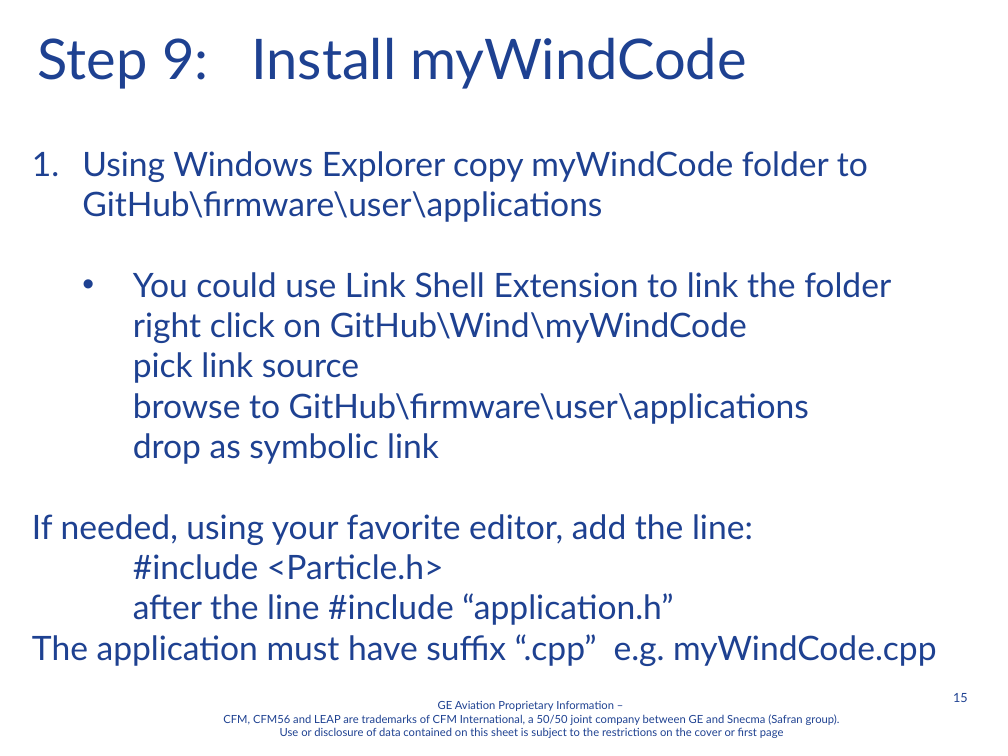
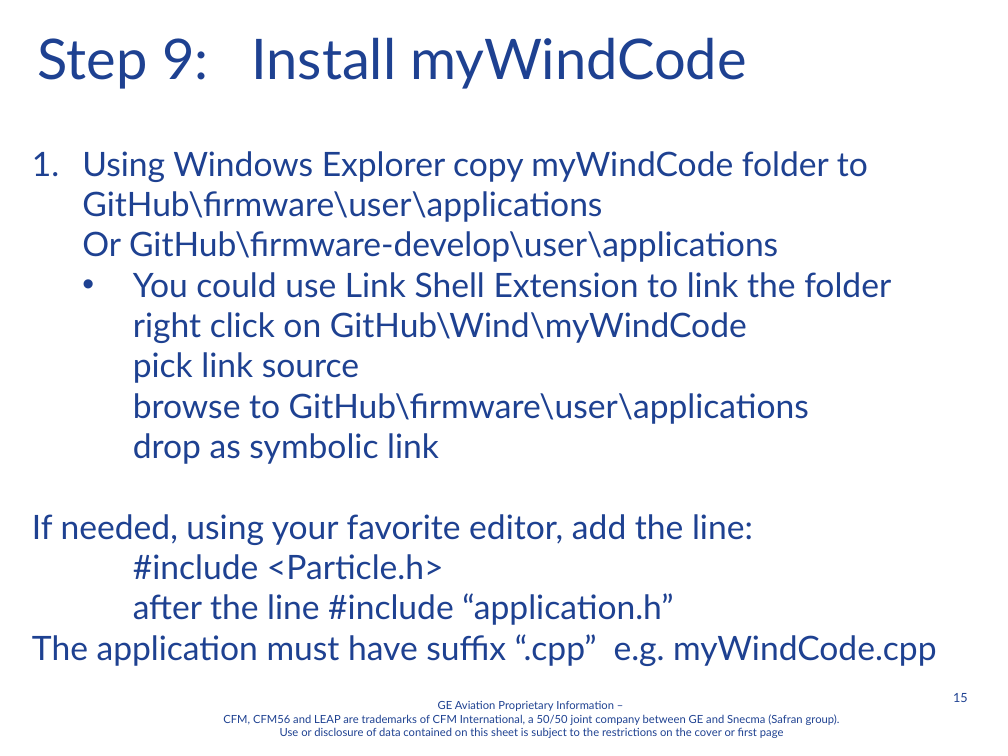
Before and after one commit to davegutz/Wind, a slide deck: slide 15 of Documentation/A Course Controls Laptop Setup Instructions Standalone Photon.pptx. Drawn at 1008x756 pixels with LibreOffice and Linux fonts; fonts in the diff are those of the drawing; background and template pictures are left out. Boxes give left, top, right and bottom in pixels: in the first picture for what was removed or moved away, otherwise in the second. Text is boxed around its words. In the diff, an @@ line names an element or a change of style, - is before the commit and + after.

```diff
--- a/Documentation/A Course Controls Laptop Setup Instructions Standalone Photon.pptx
+++ b/Documentation/A Course Controls Laptop Setup Instructions Standalone Photon.pptx
@@ text at (82, 231, 778, 262): paragraph added @@
+  Or GitHub\firmware-develop\user\applications
```
Also in this commit, not shown: 1 other slide changed.
